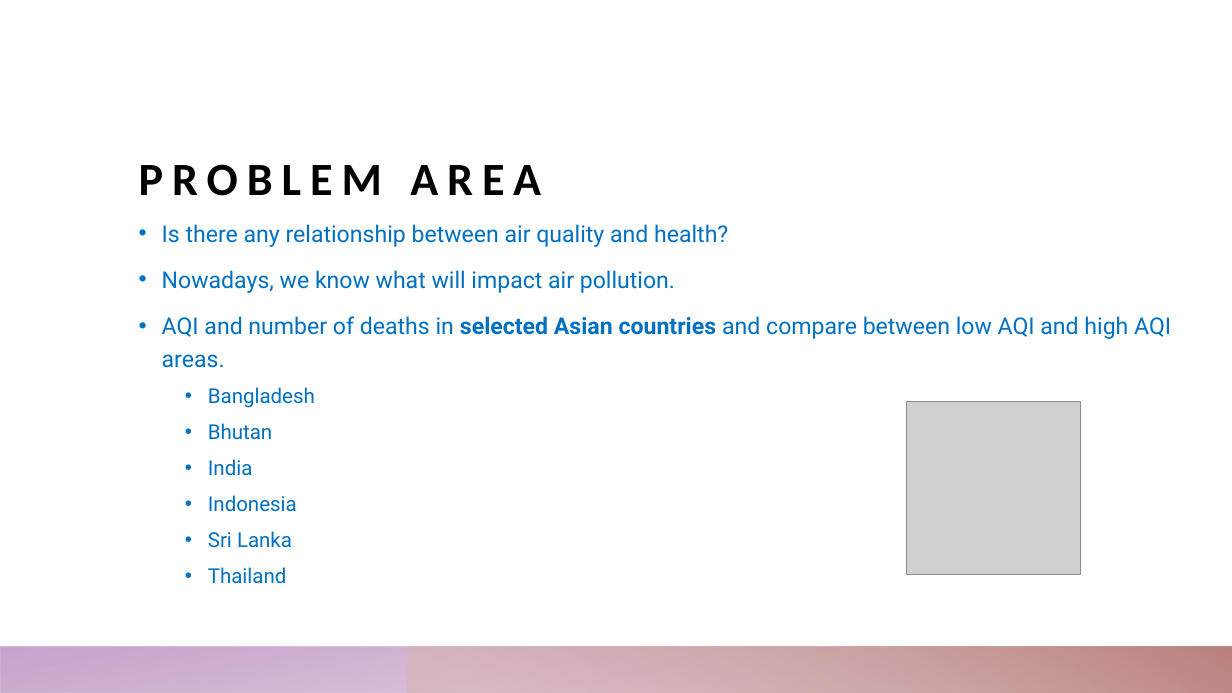
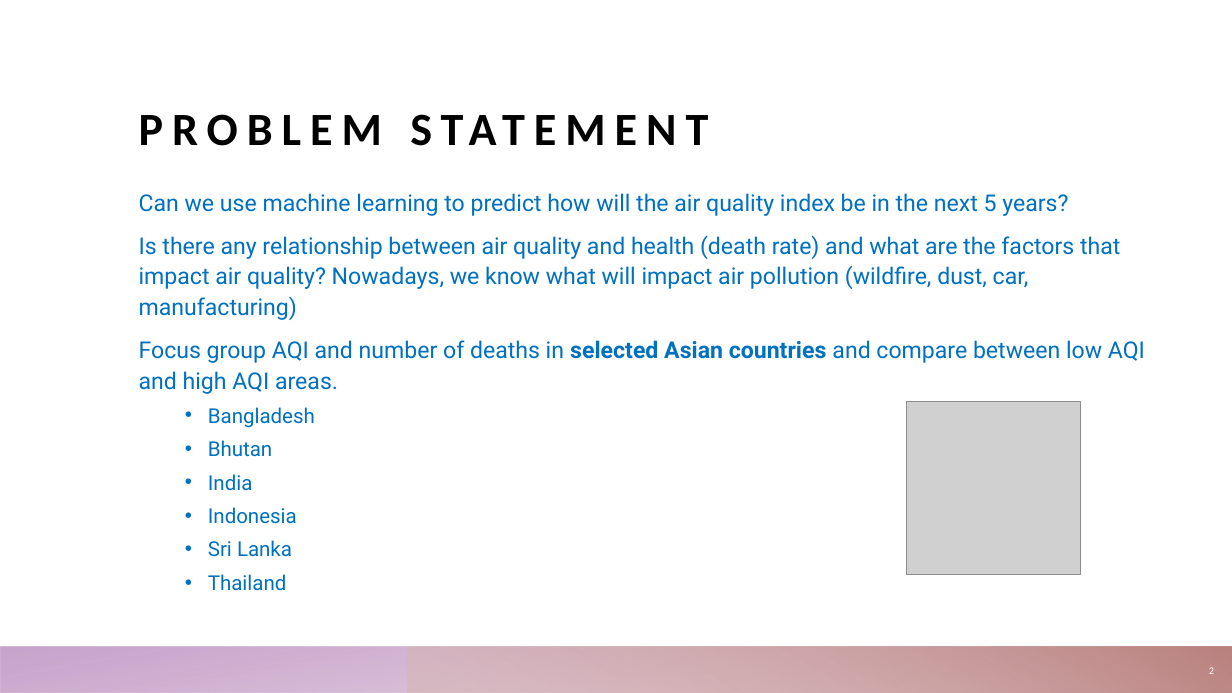
Before and after one commit to Nattie29/Capstone, a slide deck: slide 2 of Capstone Project Sprint1.pptm. Drawn at 1232x693 pixels with LibreOffice and Linux fonts; fonts in the diff are those of the drawing; grey boxes stand for pictures. Boxes give left, top, right and bottom in pixels: in the first picture for what was removed or moved away, otherwise in the second. Text is boxed around its words. In the diff, an @@ line names an element or a change of style, - is before the commit and + after.

```diff
--- a/Capstone Project Sprint1.pptm
+++ b/Capstone Project Sprint1.pptm
@@ title at bbox=[139, 164, 541, 196]: text changed @@
-PROBLEM AREA
+PROBLEM STATEMENT
@@ text at bbox=[139, 193, 1145, 394]: text changed @@
-• Is there any relationship between air quality and health?
-• Nowadays, we know what will impact air pollution.
-• AQI and number of deaths in selected Asian countries and compare between low AQI and high AQI areas.
+Can we use machine learning to predict how will the air quality index be in the next 5 years?
+Is there any relationship between air quality and health (death rate) and what are the factors that impact air quality? Nowadays, we know what will impact air pollution (wildfire, dust, car, manufacturing)
+Focus group AQI and number of deaths in selected Asian countries and compare between low AQI and high AQI areas.
@@ text "Can we use machine learning ...": place and size @@
-text "Can we use machine learning ..." at bbox=[162, 224, 1171, 583]
+text "Can we use machine learning ..." at bbox=[139, 193, 1145, 590]
@@ text at bbox=[208, 407, 315, 590]: line spacing 1.2 to 1.1 @@
@@ page number added at bbox=[1209, 667, 1214, 674], 8 pt, text #FFFFFF @@
+2
```
Also in this commit, not shown: 6 other slides changed, 2 slides added, 1 slide removed, 2 other files.
